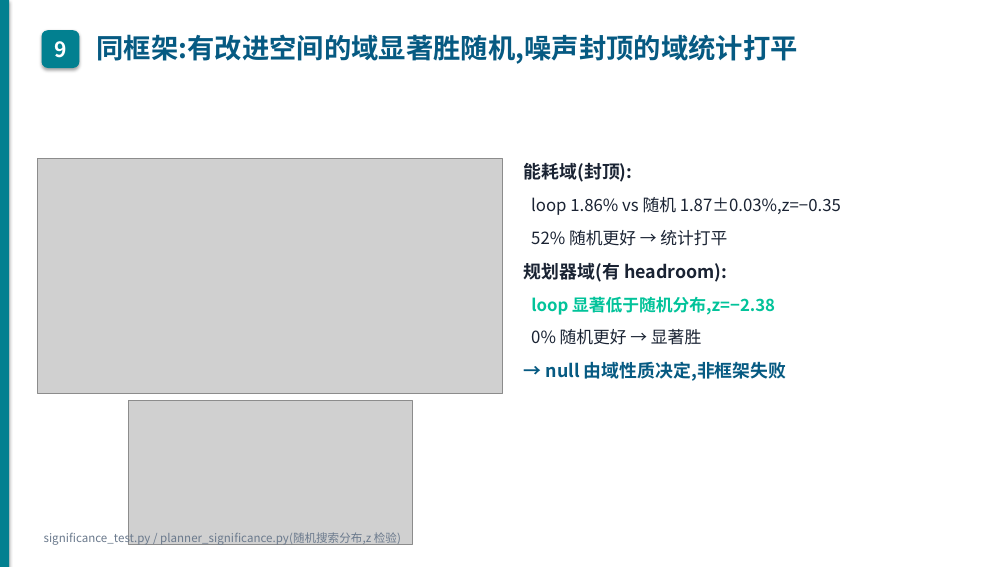
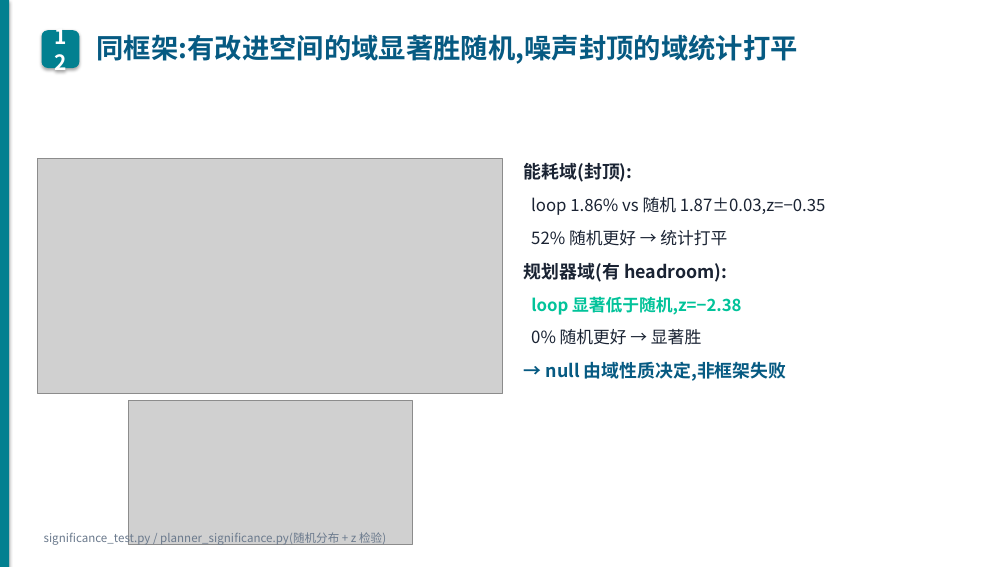
Before and after one commit to wbz0429/PathPlanningwithEnergy, a slide deck: slide 13 of autoresearch/energy_m100/experiments/midterm_defense.pptx (slide 10 before the commit). Drawn at 1008x567 pixels with LibreOffice and Linux fonts; fonts in the diff are those of the drawing; grey boxes stand for pictures. Boxes give left, top, right and bottom in pixels: in the first picture for what was removed or moved away, otherwise in the second. Text is boxed around its words. In the diff, an @@ line names an element or a change of style, - is before the commit and + after.

```diff
--- a/autoresearch/energy_m100/experiments/midterm_defense.pptx
+++ b/autoresearch/energy_m100/experiments/midterm_defense.pptx
@@ text in rounded rectangle at [54,41,66,58]: text changed @@
-9
+12
@@ text at [531,197,826,215]: text changed @@
-loop 1.86% vs 随机 1.87±0.03%,z=−0.35
+loop 1.86% vs 随机 1.87±0.03,z=−0.35
@@ text at [531,296,741,315]: text changed @@
-loop 显著低于随机分布,z=−2.38
+loop 显著低于随机,z=−2.38
@@ text at [44,530,386,546]: text changed @@
-significance_test.py / planner_significance.py(随机搜索分布,z 检验)
+significance_test.py / planner_significance.py(随机分布 + z 检验)
```
Also in this commit, not shown: 16 other slides changed, 4 slides added, 1 other file.
